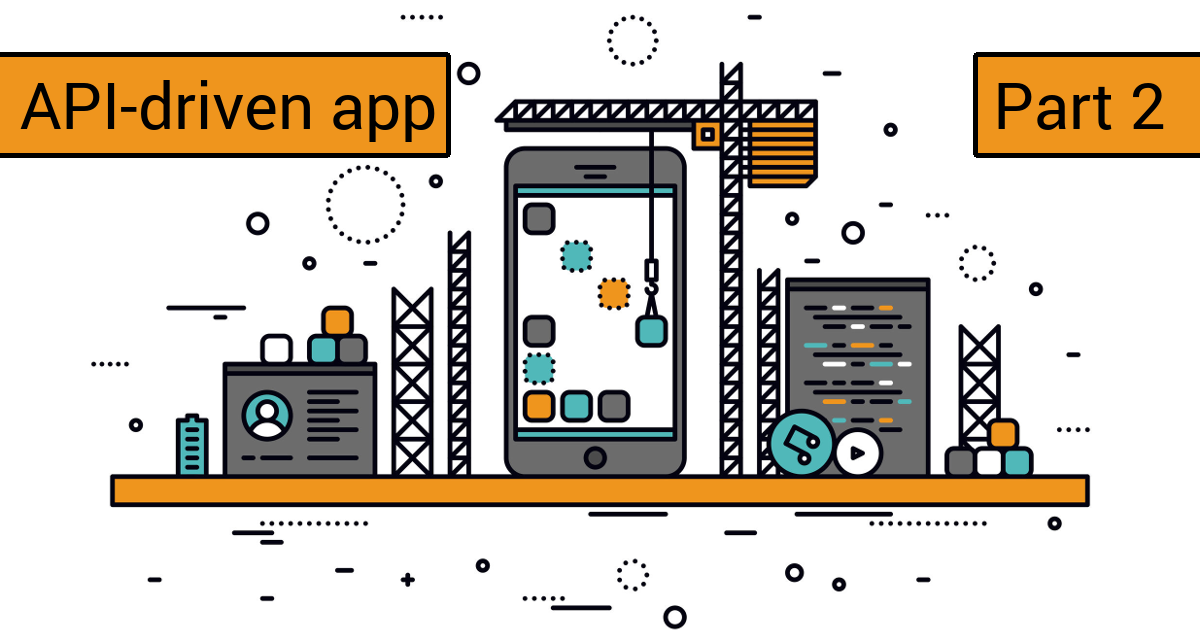
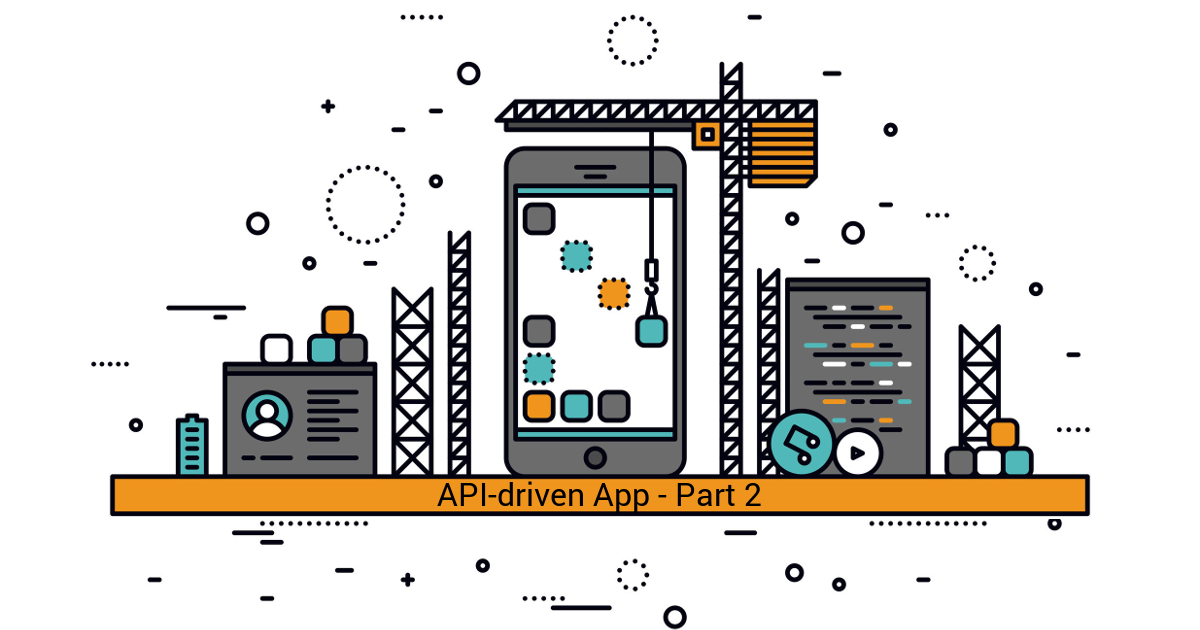
Layers edited between the first and the second 1200 x 630 image:
renamed "Part 2" to "Part 1", hid it, painted on it over [998, 83, 1164, 130]
hid "Layer #1" over [973, 52, 1200, 158]
hid "API-driven app" over [20, 80, 435, 142]
hid "Layer" over [0, 52, 451, 158]
added layer "API-driven App - Part 2" above "api-first-1.png" over [437, 481, 761, 513]
painted on "api-first-1.png" over [109, 499, 1091, 519]
